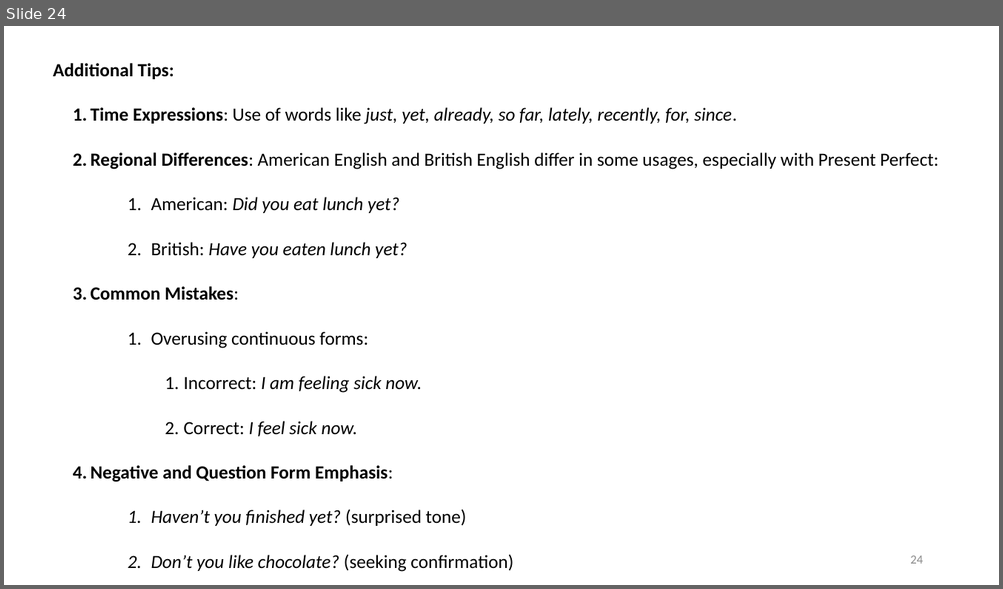
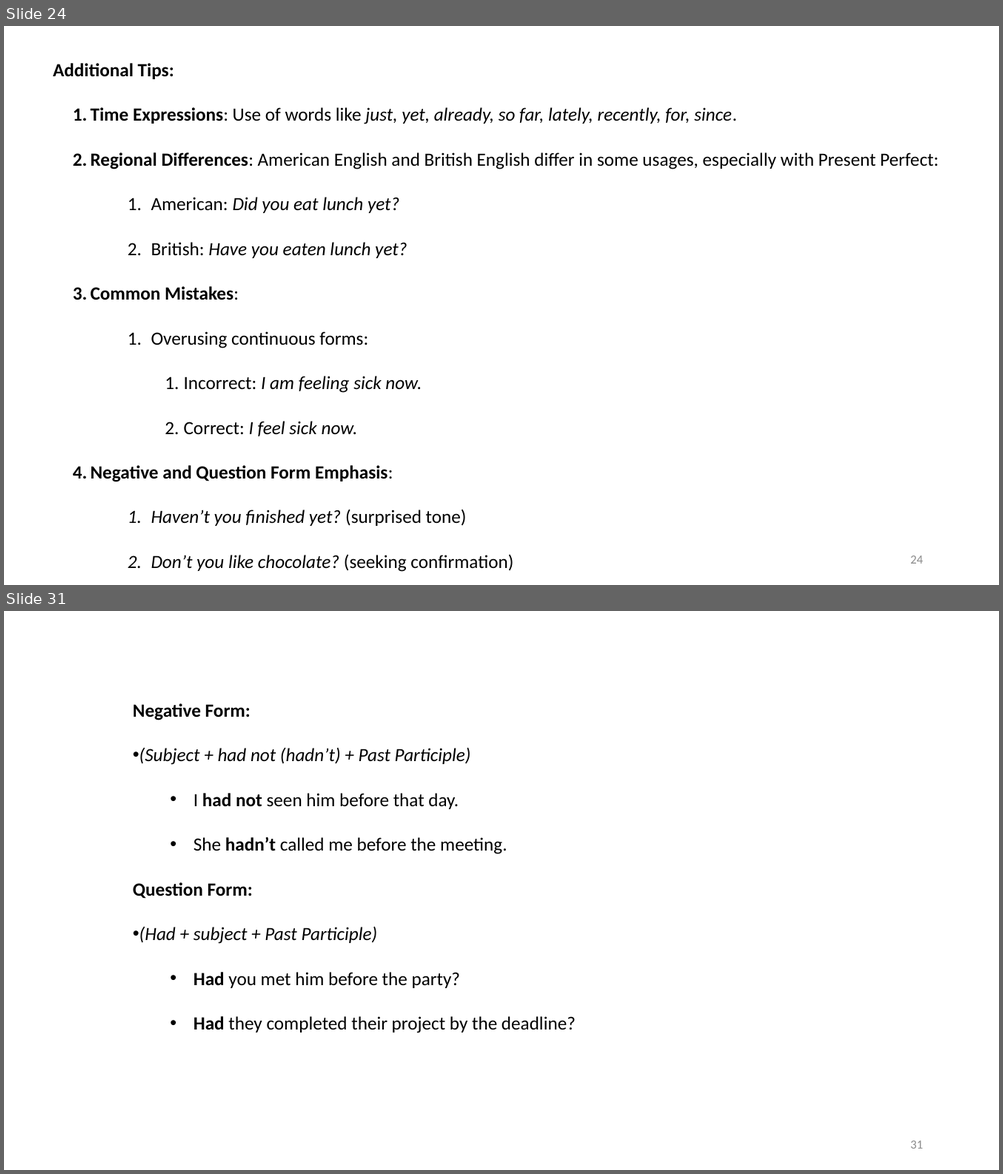
Before and after one commit to mmmovahed/English_grammer_self_study, a slide deck: English.pptx. Shown one above the other, each under a label of ours: slide 24 before the commit, slides 24 and 31 after it; the slides between them are not shown. The pictures are 1003x589 and 1003x1174 pixels, drawn with LibreOffice and Linux fonts; fonts in the diff are those of the drawing. Boxes give left, top, right and bottom in pixels: in the first picture for what was removed or moved away, otherwise in the second. Text is boxed around its words. In the diff, an @@ line names an element or a change of style, - is before the commit and + after.

Commit message:
Past tense.

```diff
--- a/English.pptx
+++ b/English.pptx
@@ slide 31 added at <box>4,611,999,1170</box>, background #FFFFFF @@
@@ text added at <box>133,703,575,1034</box>, 18 pt, text #000000 @@
+Negative Form:
+• (Subject + had not (hadn’t) + Past Participle)
+  • I had not seen him before that day.
+  • She hadn’t called me before the meeting.
+Question Form:
+• (Had + subject + Past Participle)
+  • Had you met him before the party?
+  • Had they completed their project by the deadline?
@@ page number added at <box>910,1141,922,1149</box>, 12 pt, text #8C8C8C @@
+31
```
Also in this commit, not shown: 16 other slides added.
